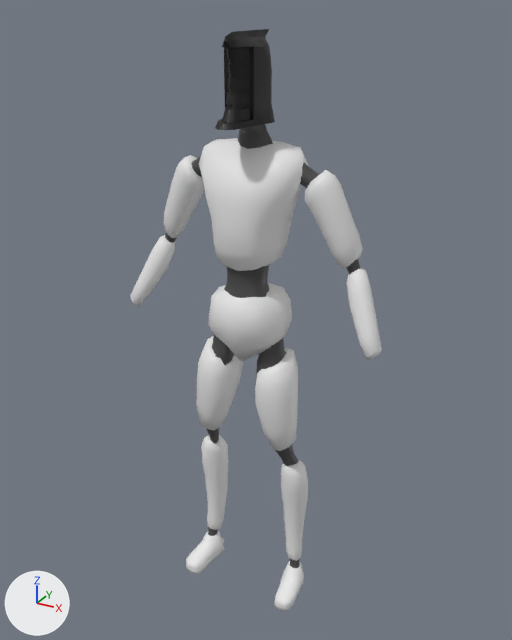
The FBX model Assets/Models/Android/Android.fbx, before and after one commit.
One viewpoint serves both versions: a 50 mm camera at (5.12, -8.92, 9.71) aimed at (0.05, 0.3, 5.1). Arrows for +X, +Y and +Z are at lower left; the lights stay in place. The older version comes first. Where no turn or scale is listed for an object, it has been applied to the vertices.

Objects in the first picture: 'Arm_L', 'Arm_R', 'Arms1', 'Body', 'Foots', 'Head', 'Joins', 'Legs1', 'Legs2', 'Pelvis'.
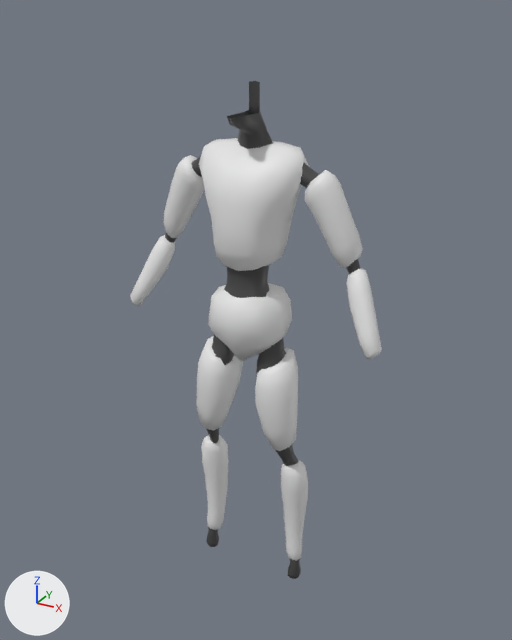
Edits to the bpy script that builds the scene:
```text
Change me_cube_004:
    used by ob_joins; location = (0.0, 0.0, 0.0)
    remove me_cube_004.from_pydata(...)  # 662 vertices, 1264 faces; spans x -1.85..1.85, y -0.33..0.63, z 0.15..8.38
    add me_cube_004.from_pydata(...)  # 677 vertices, 1284 faces; spans x -1.85..1.85, y -0.33..0.63, z 0.15..8.77
    me_cube_004 part 1
    15 vertices are added at x -0.09..0.09, y 0.34..0.38, z 8.45..8.77
    20 new faces join them
Remove ob_head:
    ob_head = bpy.data.objects.new('Head', me_plane_014)
    ob_head.location = (0.0, 0.0, 0.0)
Remove ob_foots:
    ob_foots = bpy.data.objects.new('Foots', me_plane_013)
    ob_foots.location = (0.0, 0.0, 0.0)
```

Pixel boxes (x1, y1, x2, y2) of what changed, in the pictures (512 x 640 px):
'Head', deleted (black)
    before: (215, 29, 275, 130)
'Foots', deleted
    before: (186, 531, 304, 611)
part 1 of me_cube_004, added
    after: (249, 81, 260, 111)
